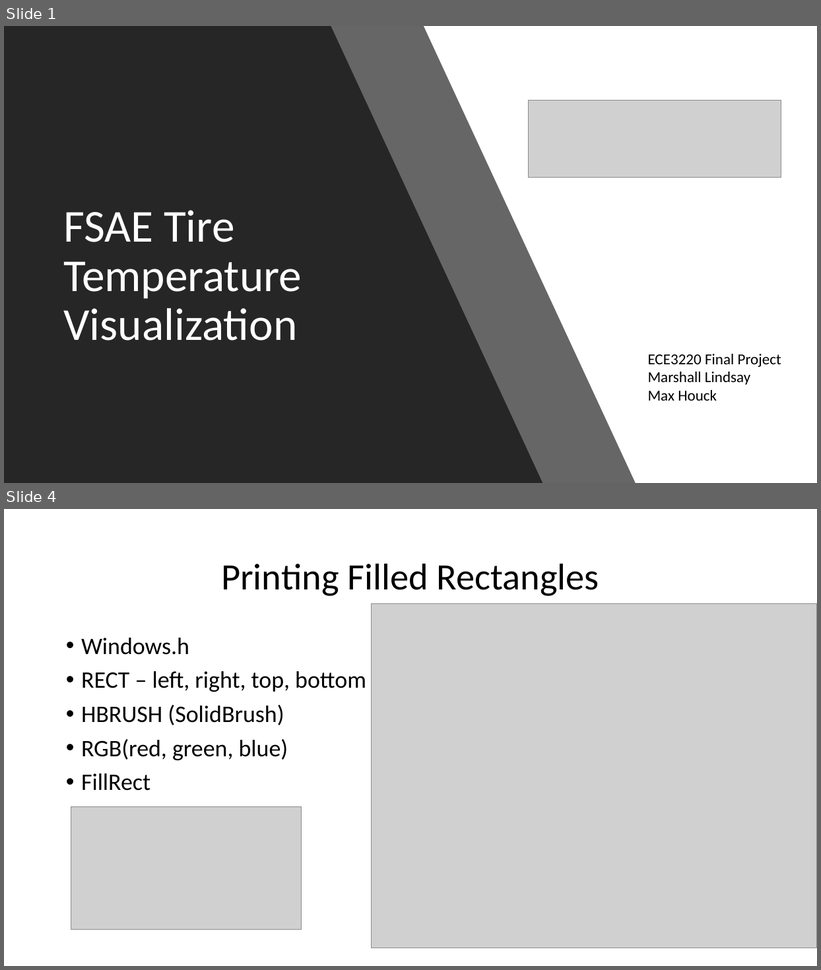
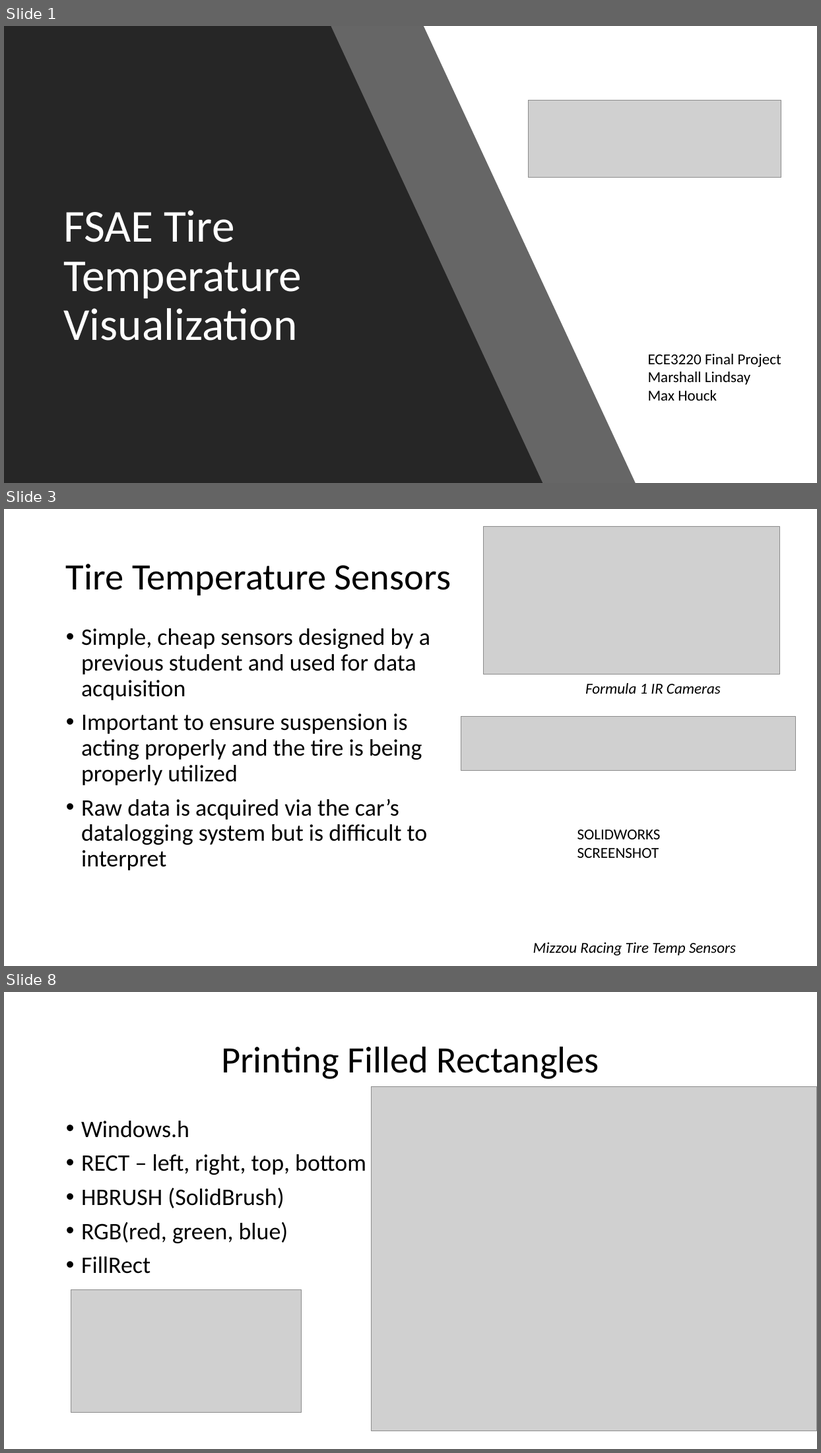
Before and after one commit to maxhouck/ECE3220FinalProject, a slide deck: Final.pptx. Shown one above the other, each under a label of ours: slides 1 and 4 before the commit, slides 1, 3 and 8 after it; the slides between them are not shown. The pictures are 821x970 and 821x1453 pixels, drawn with LibreOffice and Linux fonts; fonts in the diff are those of the drawing; grey boxes stand for pictures. Boxes give left, top, right and bottom in pixels: in the first picture for what was removed or moved away, otherwise in the second. Text is boxed around its words. In the diff, an @@ line names an element or a change of style, - is before the commit and + after.

```diff
--- a/Final.pptx
+++ b/Final.pptx
@@ slide 3 added at box(4, 509, 817, 966), background #FFFFFF @@
@@ picture added at box(483, 526, 780, 674) @@
@@ title added at box(66, 564, 451, 595), 44 pt, text #000000 @@
+Tire Temperature Sensors
@@ text added at box(81, 628, 430, 871), 28 pt, text #000000 @@
+• Simple, cheap sensors designed by a previous student and used for data acquisition
+• Important to ensure suspension is acting properly and the tire is being properly utilized
+• Raw data is acquired via the car’s datalogging system but is difficult to interpret
@@ text added at box(585, 683, 721, 694), 18 pt, text #000000, italic @@
+Formula 1 IR Cameras
@@ picture added at box(461, 716, 796, 770) @@
@@ text added at box(578, 830, 661, 858), 18 pt, text #000000 @@
+SOLIDWORKS SCREENSHOT
@@ text added at box(533, 943, 736, 956), 18 pt, text #000000, italic @@
+Mizzou Racing Tire Temp Sensors
@@ what was slide 4 is now slide 8 @@
```
Also in this commit, not shown: 5 other slides added, 2 slides removed, 1 other file.
